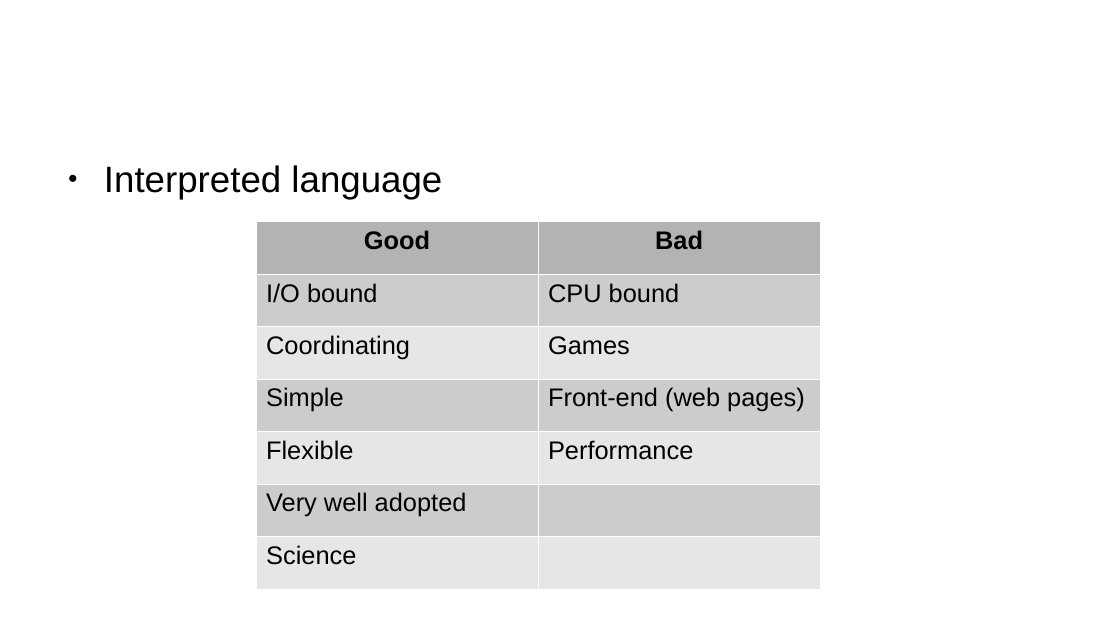
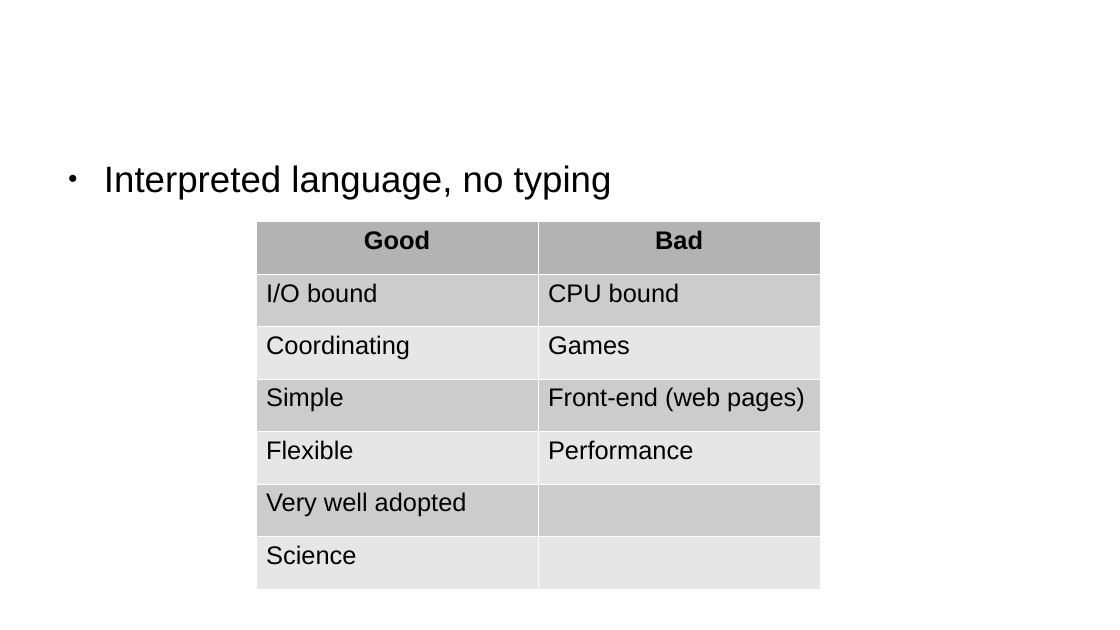
Before and after one commit to nayevaz/programming_introduction, a slide deck: slide 9 of week1/week1.odp. Drawn at 1120x630 pixels with LibreOffice and Linux fonts; fonts in the diff are those of the drawing; background and template pictures are left out. Boxes give left, top, right and bottom in pixels: in the first picture for what was removed or moved away, otherwise in the second. Text is boxed around its words. In the diff, an @@ line names an element or a change of style, - is before the commit and + after.

```diff
--- a/week1/week1.odp
+++ b/week1/week1.odp
@@ text at [104,165,612,199]: text changed @@
-● Interpreted language
+● Interpreted language, no typing
```
Also in this commit, not shown: 2 other slides changed, 2 other files.
